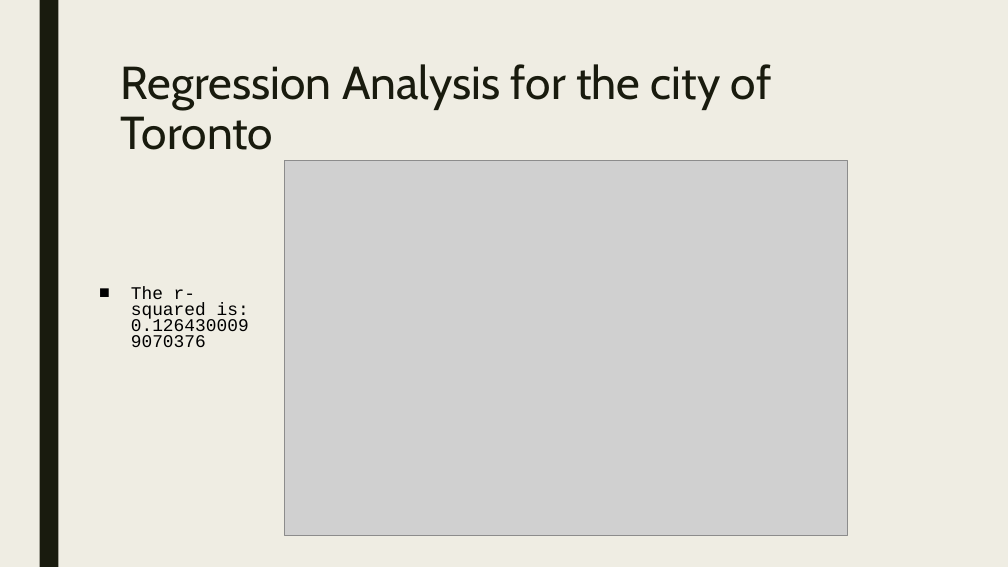
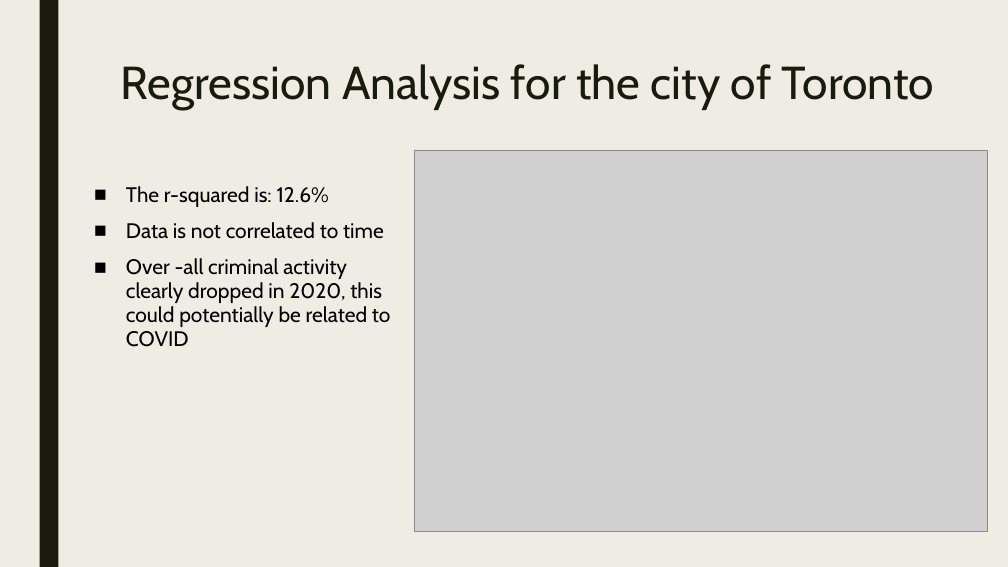
Before and after one commit to Ahmadhha/P1_T4_Test, a slide deck: slide 18 of Team4-version1.pptx (slide 16 before the commit). Drawn at 1008x567 pixels with LibreOffice and Linux fonts; fonts in the diff are those of the drawing; grey boxes stand for pictures. Boxes give left, top, right and bottom in pixels: in the first picture for what was removed or moved away, otherwise in the second. Text is boxed around its words. In the diff, an @@ line names an element or a change of style, - is before the commit and + after.

```diff
--- a/Team4-version1.pptx
+++ b/Team4-version1.pptx
@@ title "Regression Analysis for the city ..." rewrapped from [121,64,771,150] to [121,64,934,110] @@
@@ picture: place and size @@
-picture at [285,160,848,535]
+picture at [414,150,988,532]
@@ text at [126,186,391,347]: text changed; size 17 to 20 pt; font Courier New to Cabin @@
-■ The r-squared is: 0.1264300099070376
+■ The r-squared is: 12.6%
+■ Data is not correlated to time
+■ Over -all criminal activity clearly dropped in 2020, this could potentially be related to COVID
```
Also in this commit, not shown: 17 other slides changed, 8 slides added, 4 slides removed, 1 other file.
